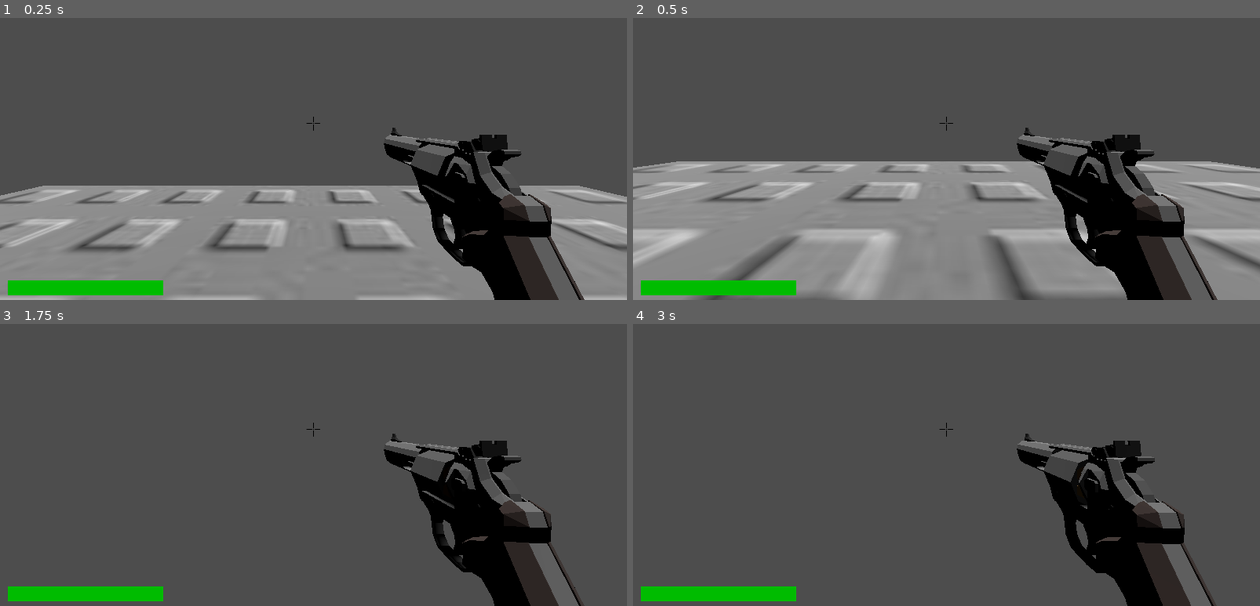
Above: before the commit, frames 1-4 (two rows, left to right).
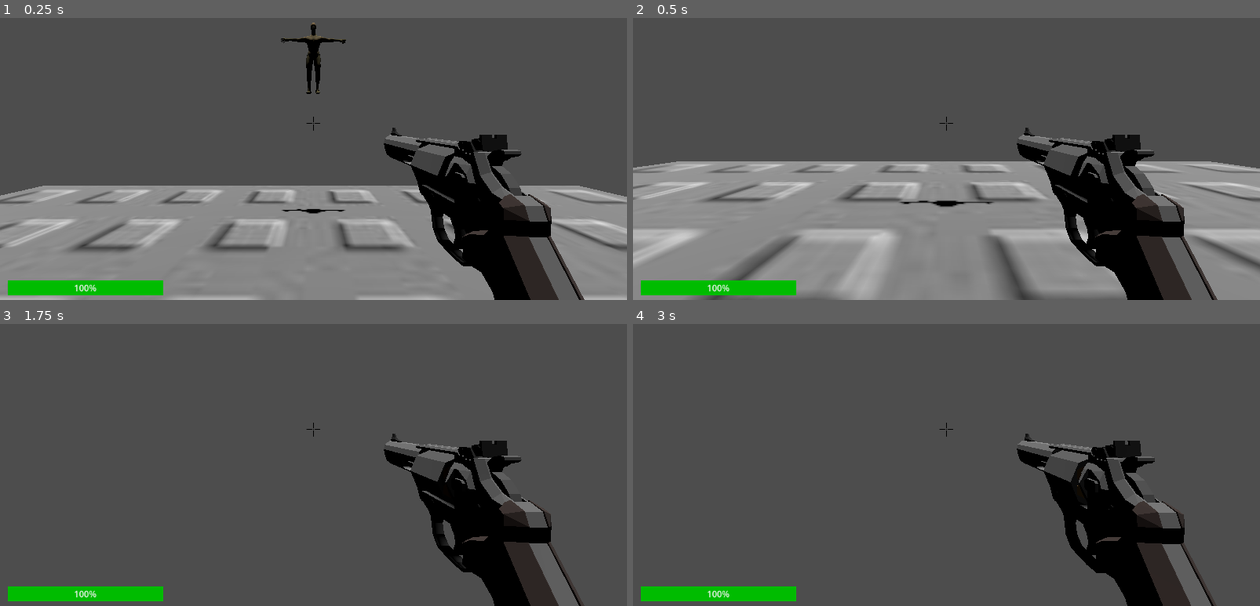
Above: after the commit, the same moments.

Repository: zeemongteng/FPS-in-2025-is-crazy
Game: Godot game, scene res://scene/testing_ground.tscn
Same seed, same stepped clock (60 frames per second), same inputs: the game is played once before the commit and once after it.
Inputs (mouse positions are in pixels of both pictures, inside the frame that each line leads up to):
- Up to frame 1 (0.25 s): no input
- Up to frame 2 (0.5 s): no input
- Up to frame 3 (1.75 s): tap Enter (ui_accept) at 0.5, 0.77, 1.52 s; move the mouse to (344, 428) at 0.52 s; hold Up (ui_up) from 0.53 s (still down); click (344, 428) at 0.6 s; move the mouse to (282, 431) at 1.27 s; click (282, 431) at 1.35 s
- Up to frame 4 (3 s): keep holding Up (ui_up); tap Enter (ui_accept) at 2, 2.75 s; move the mouse to (959, 422) at 2.02 s; click (959, 422) at 2.1 s; move the mouse to (940, 436) at 2.77 s; click (940, 436) at 2.85 s

The runs differ from the first frame. In frame 1, 0.6% of the frame differs, in the area x 11-92%, y 1-97%; in frame 2, 0.2%; in frame 3, less than 0.1%; in frame 4, less than 0.1%.

Commit message:
enemy update

Diff:
--- /dev/null
+++ b/enemy.gd
@@ -0,0 +1,76 @@
+extends CharacterBody3D
+class_name enemy
+
+@export var HPnode : Health
+@onready var hp = HPnode.health
+
+var player: Player = null
+var alive: bool = true
+
+@export var speed: float = 8.0
+@export var min_jump_force: float = 8.0
+@export var max_jump_force: float = 16.0
+@export var gravity: float = 20.0
+@export var jump_cooldown: float = 0.5
+
+var jump_timer: float = 0.0
+
+func _ready() -> void:
+	player = get_tree().get_first_node_in_group("Player") as Player
+	if player == null:
+		return
+
+func _physics_process(delta: float) -> void:
+	if not alive:
+		return
+
+	if not is_on_floor():
+		velocity.y -= gravity * delta
+	else:
+		velocity.x = 0
+		velocity.z = 0
+		jump_timer -= delta
+		if jump_timer <= 0 and player and player.alive:
+			random_jump_toward_player()
+			jump_timer = jump_cooldown
+
+	move_and_slide()
+
+	if hp <= 0:
+		alive = false
+		death()
+
+func random_jump_toward_player() -> void:
+	if not player:
+		return
+
+	var jump_force = randf_range(min_jump_force, max_jump_force)
+
+	var dir = player.global_transform.origin - global_transform.origin
+	dir.y = 0
+	if dir.length() > 0.1:
+		dir = dir.normalized()
+	else:
+		dir = Vector3.ZERO
+
+	velocity.y = jump_force
+	velocity.x = dir.x * speed
+	velocity.z = dir.z * speed
+
+
+func on_damaged(attack: Attack) -> void:
+	HPnode.on_damaged(attack)
+	hp = HPnode.health
+	if hp <= 0:
+		alive = false
+		death()
+
+func death():
+	queue_free()
+
+
+func _on_hitbox_body_entered(body: Node3D) -> void:
+	if body.is_in_group("Player"):
+		var attack = Attack.new()
+		attack.damage = 10
+		body.damage(attack)
--- /dev/null
+++ b/enemy.tscn
@@ -0,0 +1,39 @@
+[gd_scene load_steps=7 format=3 uid="uid://bhp57ajp6xw7h"]
+
+[ext_resource type="Script" uid="uid://bl7y3n5qhvxec" path="res://enemy.gd" id="1_iifgy"]
+[ext_resource type="Script" uid="uid://b0y7e06csgu1h" path="res://script/hurtbox.gd" id="2_epg4t"]
+[ext_resource type="Script" uid="uid://cj4vqdx6vhjyn" path="res://script/health_component.gd" id="3_3yqyl"]
+[ext_resource type="PackedScene" uid="uid://d3ttsrkfc37ow" path="res://asset/ghoul/source/ghoul@idles.fbx" id="4_wujgv"]
+
+[sub_resource type="CapsuleShape3D" id="CapsuleShape3D_hb8ge"]
+radius = 0.294341
+height = 2.00219
+
+[sub_resource type="CapsuleShape3D" id="CapsuleShape3D_e1ltt"]
+radius = 0.212951
+height = 1.94939
+
+[node name="enemy" type="CharacterBody3D" node_paths=PackedStringArray("HPnode") groups=["Enemy"]]
+script = ExtResource("1_iifgy")
+HPnode = NodePath("Health")
+
+[node name="Hurtbox" type="Area3D" parent="."]
+script = ExtResource("2_epg4t")
+metadata/_custom_type_script = "uid://b0y7e06csgu1h"
+
+[node name="CollisionShape3D" type="CollisionShape3D" parent="Hurtbox"]
+transform = Transform3D(1, 0, 0, 0, 1, 0, 0, 0, 1, 0, 0.901317, 0.0380695)
+shape = SubResource("CapsuleShape3D_hb8ge")
+
+[node name="Health" type="Node" parent="." node_paths=PackedStringArray("hurtbox")]
+script = ExtResource("3_3yqyl")
+hurtbox = NodePath("../Hurtbox")
+metadata/_custom_type_script = "uid://cj4vqdx6vhjyn"
+
+[node name="ghoul_idles" parent="." instance=ExtResource("4_wujgv")]
+
+[node name="Floor_Collision" type="CollisionShape3D" parent="."]
+transform = Transform3D(1, 0, 0, 0, 1, 0, 0, 0, 1, 0, 0.901317, 0.0672458)
+shape = SubResource("CapsuleShape3D_e1ltt")
+
+[connection signal="damaged" from="Hurtbox" to="." method="on_damaged"]
--- a/project.godot
+++ b/project.godot
@@ -12,7 +12,7 @@
 
 config/name="Gun_Game"
 run/main_scene="uid://dpkym86yv1chi"
-config/features=PackedStringArray("4.5", "Forward Plus")
+config/features=PackedStringArray("4.4", "Forward Plus")
 config/icon="res://icon.svg"
 
 [input]
--- a/scene/player.tscn
+++ b/scene/player.tscn
@@ -12,15 +12,15 @@
 radius = 0.6
 
 [sub_resource type="BoxShape3D" id="BoxShape3D_hp4bs"]
-size = Vector3(1.2746582, 2.071045, 1.2988892)
+size = Vector3(1.27466, 2.07104, 1.29889)
 
 [sub_resource type="CapsuleShape3D" id="CapsuleShape3D_g2vtq"]
 radius = 0.6
 
 [sub_resource type="StyleBoxFlat" id="StyleBoxFlat_ct4mp"]
-bg_color = Color(0, 0.73667276, 0, 1)
+bg_color = Color(0, 0.736673, 0, 1)
 
-[node name="Player" type="CharacterBody3D"]
+[node name="Player" type="CharacterBody3D" groups=["Player"]]
 script = ExtResource("1_fvtld")
 
 [node name="ShootFunction" type="Node" parent="." node_paths=PackedStringArray("hitscan")]
@@ -32,21 +32,21 @@
 hurtbox = NodePath("../Hurtbox")
 
 [node name="Mesh" type="MeshInstance3D" parent="."]
-transform = Transform3D(1, 0, 0, 0, 0.9998561, -0.016963786, 0, 0.016963786, 0.9998561, 0, 1.0395035, 0)
+transform = Transform3D(1, 0, 0, 0, 0.999856, -0.0169638, 0, 0.0169638, 0.999856, 0, 1.0395, 0)
 visible = false
 mesh = SubResource("CapsuleMesh_oh5ij")
 
 [node name="Hurtbox" type="Area3D" parent="."]
-transform = Transform3D(1, 0, 0, 0, 1, 0, 0, 0, 1, 0, 1.8881311, 0)
+transform = Transform3D(1, 0, 0, 0, 1, 0, 0, 0, 1, 0, 1.88813, 0)
 script = ExtResource("3_s4jxa")
 
 [node name="CollisionShape3D" type="CollisionShape3D" parent="Hurtbox"]
-transform = Transform3D(1, 0, 0, 0, 1, 0, 0, 0, 1, -0.008911133, -0.8409424, -0.0018615723)
+transform = Transform3D(1, 0, 0, 0, 1, 0, 0, 0, 1, -0.00891113, -0.840942, -0.00186157)
 shape = SubResource("BoxShape3D_hp4bs")
-debug_color = Color(0, 1, 0.007843138, 0.41960785)
+debug_color = Color(0, 1, 0.00784314, 0.419608)
 
 [node name="MeshCollision" type="CollisionShape3D" parent="."]
-transform = Transform3D(1, 0, 0, 0, 1, 0, 0, 0, 1, 0, 1.0533457, 0)
+transform = Transform3D(1, 0, 0, 0, 1, 0, 0, 0, 1, 0, 1.05335, 0)
 shape = SubResource("CapsuleShape3D_g2vtq")
 
 [node name="CanvasLayer" type="CanvasLayer" parent="."]
@@ -63,7 +63,6 @@
 size_flags_horizontal = 0
 theme_override_styles/fill = SubResource("StyleBoxFlat_ct4mp")
 value = 50.0
-show_percentage = false
 script = ExtResource("2_s4jxa")
 HealthComponent = NodePath("../../HealthComponent")
 
@@ -84,7 +83,7 @@
 texture = ExtResource("3_oh5ij")
 
 [node name="Camera3D" type="Camera3D" parent="."]
-transform = Transform3D(1, 0, 0, 0, 1, 0, 0, 0, 1, 0, 1.3752909, -0.6959814)
+transform = Transform3D(1, 0, 0, 0, 1, 0, 0, 0, 1, 0, 1.37529, -0.695981)
 
 [node name="WeaponComponent" parent="Camera3D" instance=ExtResource("6_oh5ij")]
 
--- a/scene/testing_ground.tscn
+++ b/scene/testing_ground.tscn
@@ -1,7 +1,8 @@
-[gd_scene load_steps=7 format=3 uid="uid://dpkym86yv1chi"]
+[gd_scene load_steps=8 format=3 uid="uid://dpkym86yv1chi"]
 
 [ext_resource type="PackedScene" uid="uid://wl31yirtr8gs" path="res://scene/player.tscn" id="1_snrvv"]
 [ext_resource type="Texture2D" uid="uid://bs8r408ytsgmv" path="res://asset/roblox_stud.jpeg" id="1_t8egj"]
+[ext_resource type="PackedScene" uid="uid://bhp57ajp6xw7h" path="res://enemy.tscn" id="3_x70m4"]
 
 [sub_resource type="PhysicsMaterial" id="PhysicsMaterial_x70m4"]
 
@@ -21,15 +22,18 @@
 physics_material_override = SubResource("PhysicsMaterial_x70m4")
 
 [node name="MeshInstance3D" type="MeshInstance3D" parent="StaticBody3D"]
-transform = Transform3D(1, 0, 0, 0, 1, 0, 0, 0, 1, -0.08897829, -0.047367096, 0.722991)
+transform = Transform3D(1, 0, 0, 0, 1, 0, 0, 0, 1, -0.0889783, -0.0473671, 0.722991)
 mesh = SubResource("PlaneMesh_t8egj")
 
 [node name="CollisionShape3D" type="CollisionShape3D" parent="StaticBody3D"]
 shape = SubResource("ConcavePolygonShape3D_snrvv")
 
 [node name="Player" parent="." instance=ExtResource("1_snrvv")]
-transform = Transform3D(1, 0, 0, 0, 1, 0, 0, 0, 1, 0, 1.1691072, 0)
+transform = Transform3D(1, 0, 0, 0, 1, 0, 0, 0, 1, 0, 1.16911, 0)
 
 [node name="DirectionalLight3D" type="DirectionalLight3D" parent="."]
-transform = Transform3D(1, 0, 0, 0, -4.371139e-08, 1, 0, -1, -4.371139e-08, 0, 4.5104437, 0)
+transform = Transform3D(1, 0, 0, 0, -4.37114e-08, 1, 0, -1, -4.37114e-08, 0, 4.51044, 0)
 shadow_enabled = true
+
+[node name="enemy" parent="." instance=ExtResource("3_x70m4")]
+transform = Transform3D(1, 0, 0, 0, 1, 0, 0, 0, 1, 0, 0, -8.70125)
--- a/scene/weapon_component.tscn
+++ b/scene/weapon_component.tscn
@@ -2,23 +2,6 @@
 
 [ext_resource type="Script" uid="uid://dendocwl7n5dw" path="res://script/weapon_component.gd" id="1_l0aut"]
 [ext_resource type="PackedScene" uid="uid://dqexjlkyrccnt" path="res://asset/low-poly_kimber_k6s/scene.gltf" id="1_lrje7"]
-
-[sub_resource type="Animation" id="Animation_ogril"]
-resource_name = "shoot"
-length = 0.13333501
-step = 0.016666668
-tracks/0/type = "value"
-tracks/0/imported = false
-tracks/0/enabled = true
-tracks/0/path = NodePath("Gun:rotation")
-tracks/0/interp = 1
-tracks/0/loop_wrap = true
-tracks/0/keys = {
-"times": PackedFloat32Array(0, 0.033333335, 0.11666667),
-"transitions": PackedFloat32Array(0.26794347, 0.37892905, 1),
-"update": 0,
-"values": [Vector3(0, 1.5707964, 0), Vector3(0, 1.5707964, 0.34906584), Vector3(0, 1.5707964, 0)]
-}
 
 [sub_resource type="Animation" id="Animation_8b82e"]
 length = 0.001
@@ -32,7 +15,24 @@
 "times": PackedFloat32Array(0),
 "transitions": PackedFloat32Array(1),
 "update": 0,
-"values": [Vector3(0, 1.5707964, 0)]
+"values": [Vector3(0, 1.5708, 0)]
+}
+
+[sub_resource type="Animation" id="Animation_ogril"]
+resource_name = "shoot"
+length = 0.133335
+step = 0.0166667
+tracks/0/type = "value"
+tracks/0/imported = false
+tracks/0/enabled = true
+tracks/0/path = NodePath("Gun:rotation")
+tracks/0/interp = 1
+tracks/0/loop_wrap = true
+tracks/0/keys = {
+"times": PackedFloat32Array(0, 0.0333333, 0.116667),
+"transitions": PackedFloat32Array(0.267943, 0.378929, 1),
+"update": 0,
+"values": [Vector3(0, 1.5708, 0), Vector3(0, 1.5708, 0.349066), Vector3(0, 1.5708, 0)]
 }
 
 [sub_resource type="AnimationLibrary" id="AnimationLibrary_p0d2r"]
@@ -45,7 +45,7 @@
 script = ExtResource("1_l0aut")
 
 [node name="Gun" parent="." instance=ExtResource("1_lrje7")]
-transform = Transform3D(-8.742278e-09, 0, 0.2, 0, 0.2, 0, -0.2, 0, -8.742278e-09, 0.42915154, -0.31403232, -0.78337765)
+transform = Transform3D(-7.23998e-07, 0, 0.2, 0, 0.2, 0, -0.2, 0, -7.23998e-07, 0.429152, -0.314032, -0.783378)
 
 [node name="AnimationPlayer" type="AnimationPlayer" parent="."]
 libraries = {
--- a/script/hitbox.gd
+++ b/script/hitbox.gd
@@ -2,7 +2,7 @@
 class_name Hitbox
 
 signal hit_enemy
-
+signal damaged(attack: Attack)
 @onready var projectile = get_owner()
 
 func _ready() -> void:
@@ -16,3 +16,6 @@
 		area.damage(attack)
 
 		hit_enemy.emit()
+
+func damage(attack: Attack):
+	damaged.emit(attack)
--- a/script/player.gd
+++ b/script/player.gd
@@ -1,12 +1,13 @@
 extends CharacterBody3D
-
+class_name Player
 @export var speed: float = 6.0
 @export var jump_force: float = 4.5
 @export var mouse_sensitivity: float = 0.002
-
+var alive : bool = true
 var gravity: float = ProjectSettings.get_setting("physics/3d/default_gravity")
+var damage = 10
 @onready var cam: Camera3D = $Camera3D
-
+@onready var health: Health = $HealthComponent
 func _ready() -> void:
 	Input.set_mouse_mode(Input.MOUSE_MODE_CAPTURED)
 
@@ -49,3 +50,8 @@
 			velocity.y = jump_force
 
 	move_and_slide()
+
+func on_damaged(attack: Attack) -> void:
+	health.damaged(attack)
+	if health.health <= 0:
+		queue_free()
Not shown, changed: asset/crosshair.png.import
Not shown, changed: asset/ghoul/source/ghoul@idles.fbx.import
Not shown, changed: asset/ghoul/textures/ghoulAO.png.import
Not shown, changed: asset/ghoul/textures/ghoulColor.png.import
Not shown, changed: asset/ghoul/textures/ghoulMetallic.png.import
Not shown, changed: asset/ghoul/textures/ghoulNormal.png.import
Not shown, changed: asset/ghoul/textures/ghoulRoughness.png.import
Not shown, changed: asset/ghoul/textures/ghoulcurv.png.import
Not shown, changed: asset/low-poly_kimber_k6s/scene.gltf.import
Not shown, changed: asset/roblox_stud.jpeg.import
Not shown, added: enemy.gd.uid
Not shown, changed: icon.svg.import
